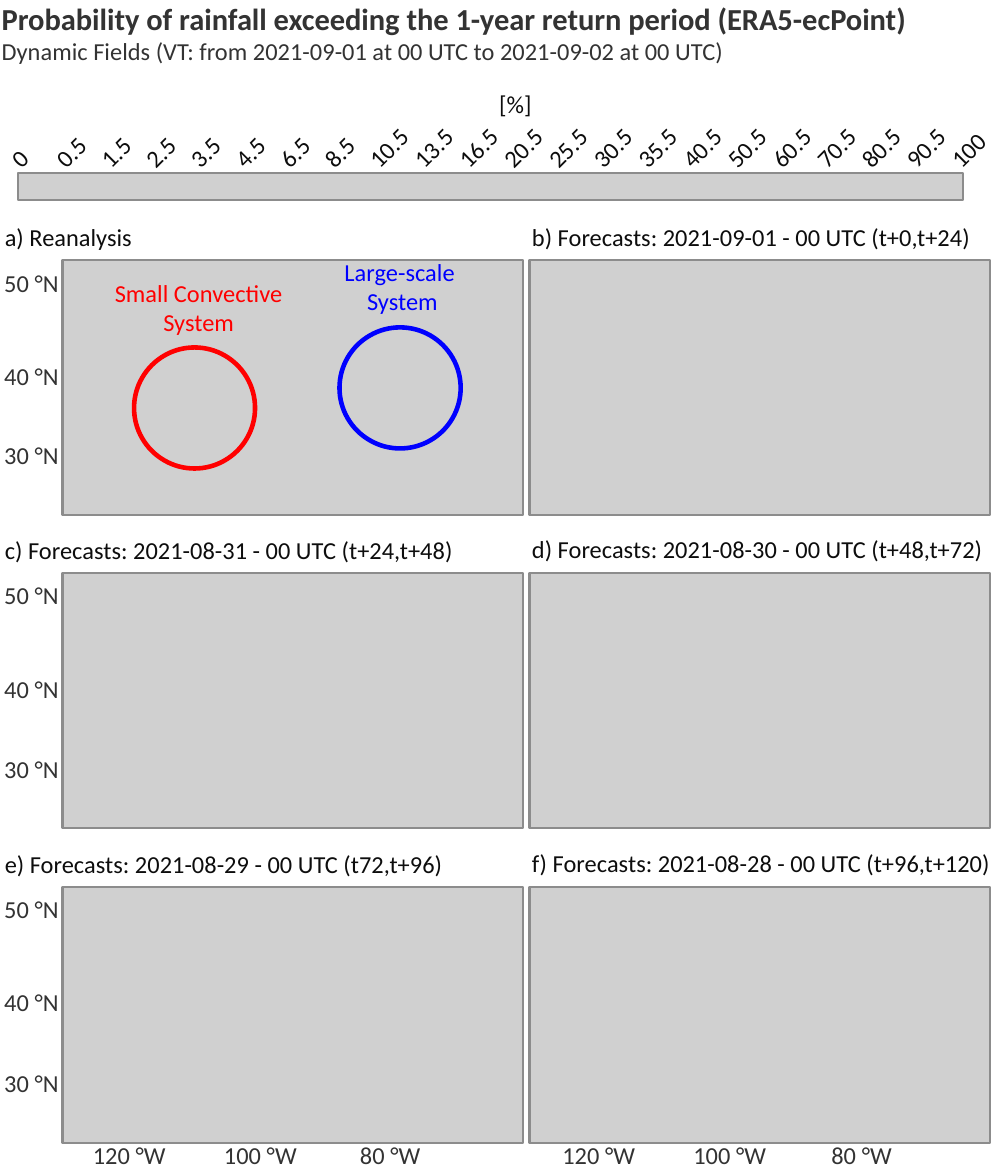
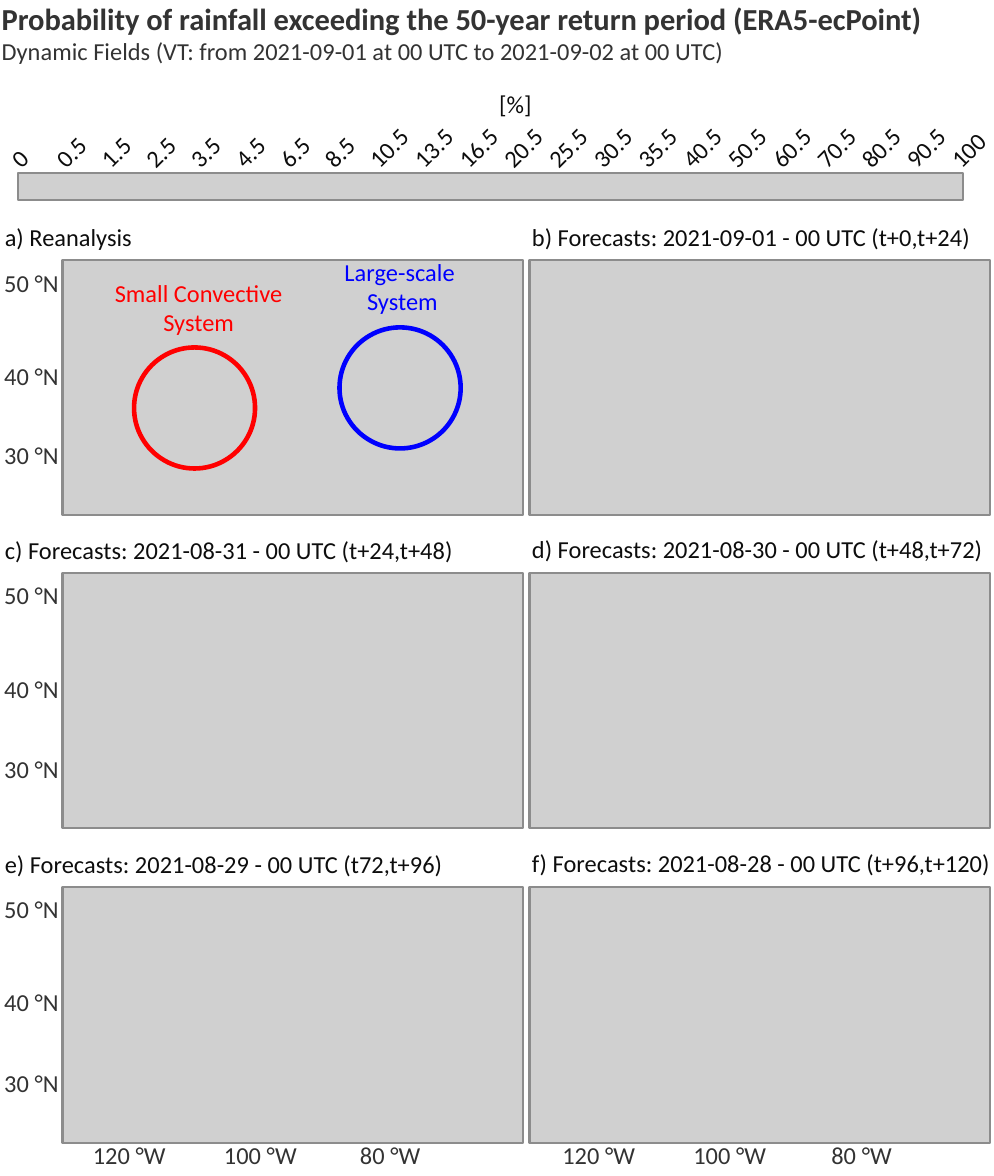
Before and after one commit to FatimaPillosu/thesis, a slide deck: slide 1 of chapter_04/figures/prob_tp_exceeding_50rp.pptx. Drawn at 994x1176 pixels with LibreOffice and Linux fonts; fonts in the diff are those of the drawing; grey boxes stand for pictures. Boxes give left, top, right and bottom in pixels: in the first picture for what was removed or moved away, otherwise in the second. Text is boxed around its words. In the diff, an @@ line names an element or a change of style, - is before the commit and + after.

Commit message:
Removed the figures that have not been included anymore in the literature review. Also corrected the title of the figure in chapter 4 for the 50-year rp of rainfall

```diff
--- a/chapter_04/figures/prob_tp_exceeding_50rp.pptx
+++ b/chapter_04/figures/prob_tp_exceeding_50rp.pptx
@@ text at [2,7,921,35]: text changed @@
-Probability of rainfall exceeding the 1-year return period (ERA5-ecPoint)
+Probability of rainfall exceeding the 50-year return period (ERA5-ecPoint)
```
Also in this commit, not shown: 3 other files.
